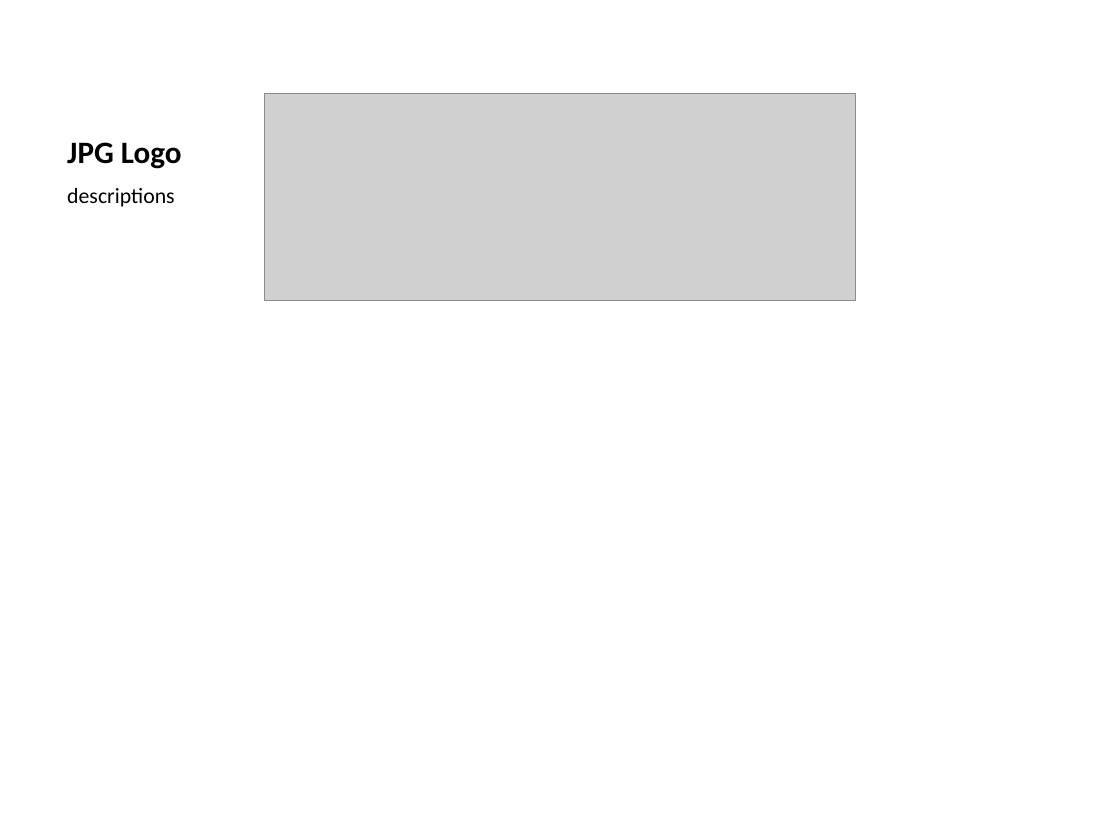
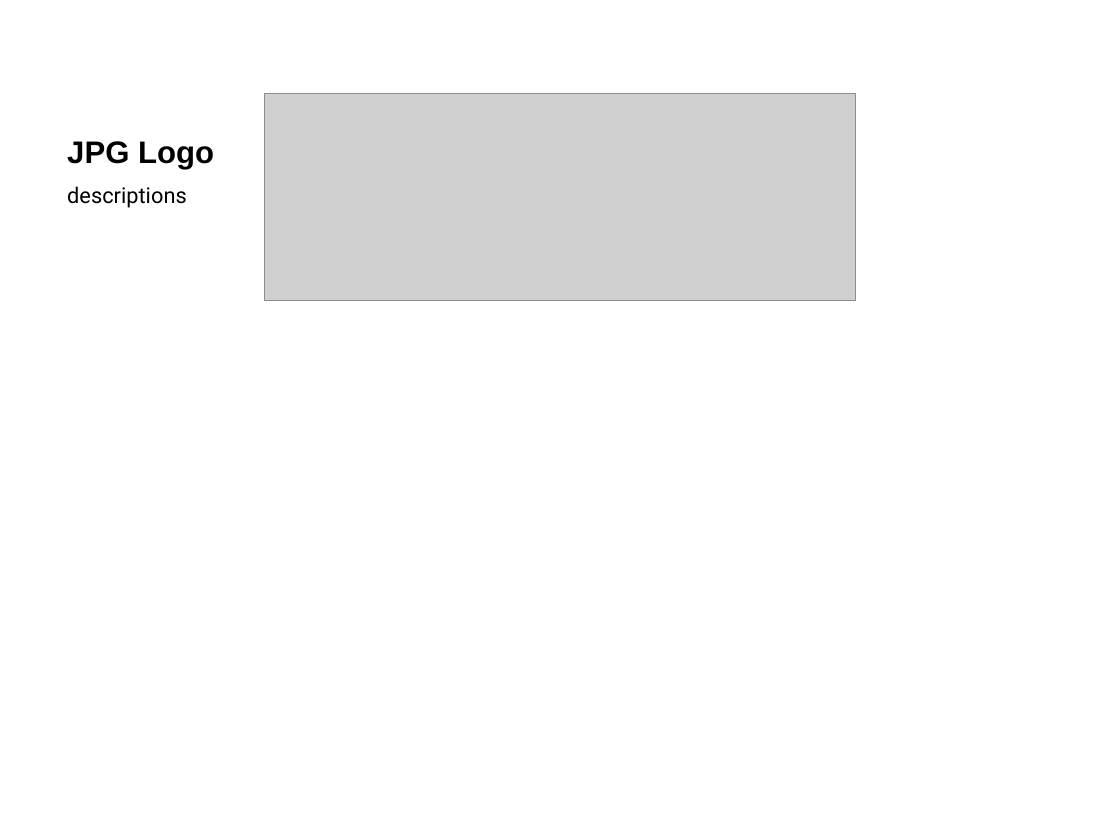
Before and after one commit to pythonicrubyist/powerpoint, a slide deck: slide 8 of samples/pptx/sample.pptx. Drawn at 1120x840 pixels with LibreOffice and Linux fonts; fonts in the diff are those of the drawing; grey boxes stand for pictures. Boxes give left, top, right and bottom in pixels: in the first picture for what was removed or moved away, otherwise in the second. Text is boxed around its words. In the diff, an @@ line names an element or a change of style, - is before the commit and + after.

```diff
--- a/samples/pptx/sample.pptx
+++ b/samples/pptx/sample.pptx
@@ title "JPG Logo" at (67, 141, 214, 170): font Calibri to Arial @@
@@ text "descriptions" at (67, 186, 187, 208): font Calibri to Roboto @@
```
Also in this commit, not shown: 9 other slides changed, 4 other files.
